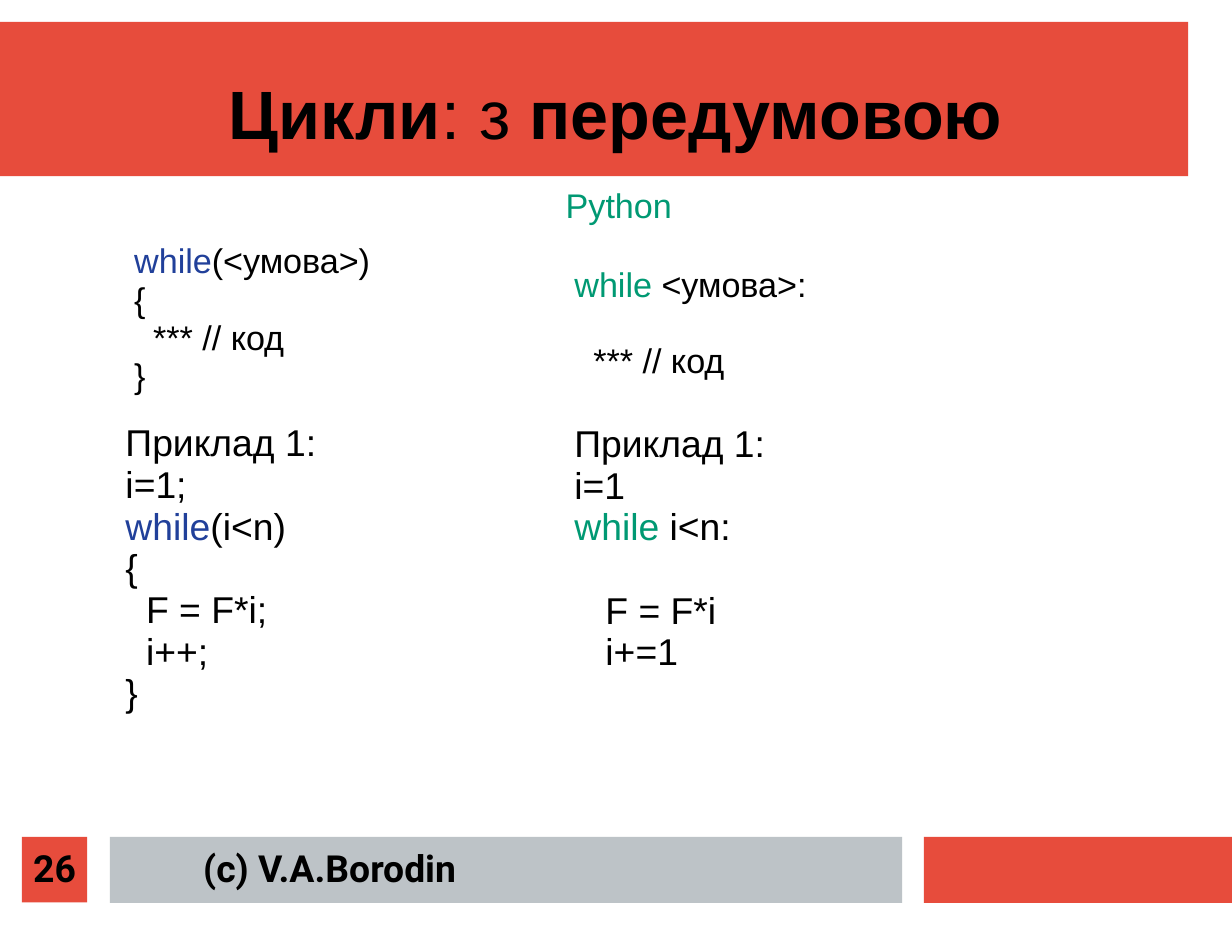
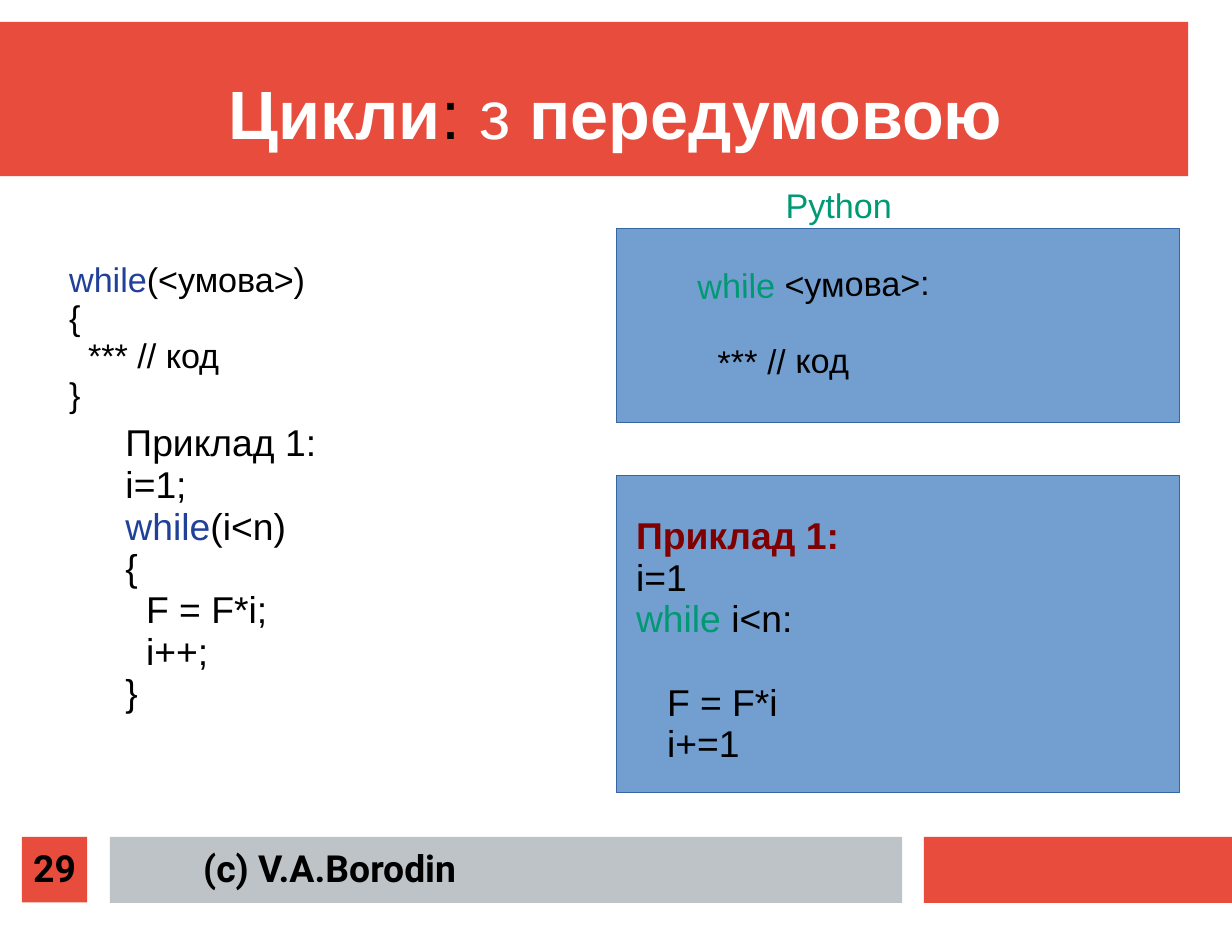
Before and after one commit to mecchmatProjects/CppCourse, a slide deck: slide 29 of Lect02/CppTutorUkr1.ppt (slide 26 before the commit). Drawn at 1232x925 pixels with LibreOffice and Linux fonts; fonts in the diff are those of the drawing. Boxes give left, top, right and bottom in pixels: in the first picture for what was removed or moved away, otherwise in the second. Text is boxed around its words. In the diff, an @@ line names an element or a change of style, - is before the commit and + after.

```diff
--- a/Lect02/CppTutorUkr1.ppt
+++ b/Lect02/CppTutorUkr1.ppt
@@ text "Цикли: з передумовою" at [229, 92, 1003, 151]: text colour #000000 to #FFFFFF @@
@@ text "Python": place and size @@
-text "Python" at [566, 193, 672, 225]
+text "Python" at [786, 193, 892, 225]
@@ rectangle added at [616, 229, 1179, 423], fill #729FCF, outline #3465A4 0.74 pt @@
@@ text "while(<умова>)": place and size @@
-text "while(<умова>)" at [134, 248, 370, 356]
+text "while(<умова>)" at [69, 267, 305, 375]
@@ text "while <умова>:": place and size @@
-text "while <умова>:" at [574, 272, 807, 380]
+text "while <умова>:" at [698, 273, 930, 380]
@@ text "while <умова>:" at [698, 273, 930, 380]: rotation 0 to 359 degrees @@
@@ rectangle added at [616, 475, 1179, 793], fill #729FCF, outline #3465A4 0.74 pt @@
@@ text "Приклад 1:": place and size @@
-text "Приклад 1:" at [574, 431, 765, 665]
+text "Приклад 1:" at [636, 523, 839, 757]
@@ text at [636, 523, 839, 557]: text colour #000000 to #800000, bold on in "Приклад 1:" @@
@@ page number at [33, 855, 76, 883]: text changed @@
-26
+29
```
Also in this commit, not shown: 17 other slides changed, 4 slides added, 1 slide removed.
